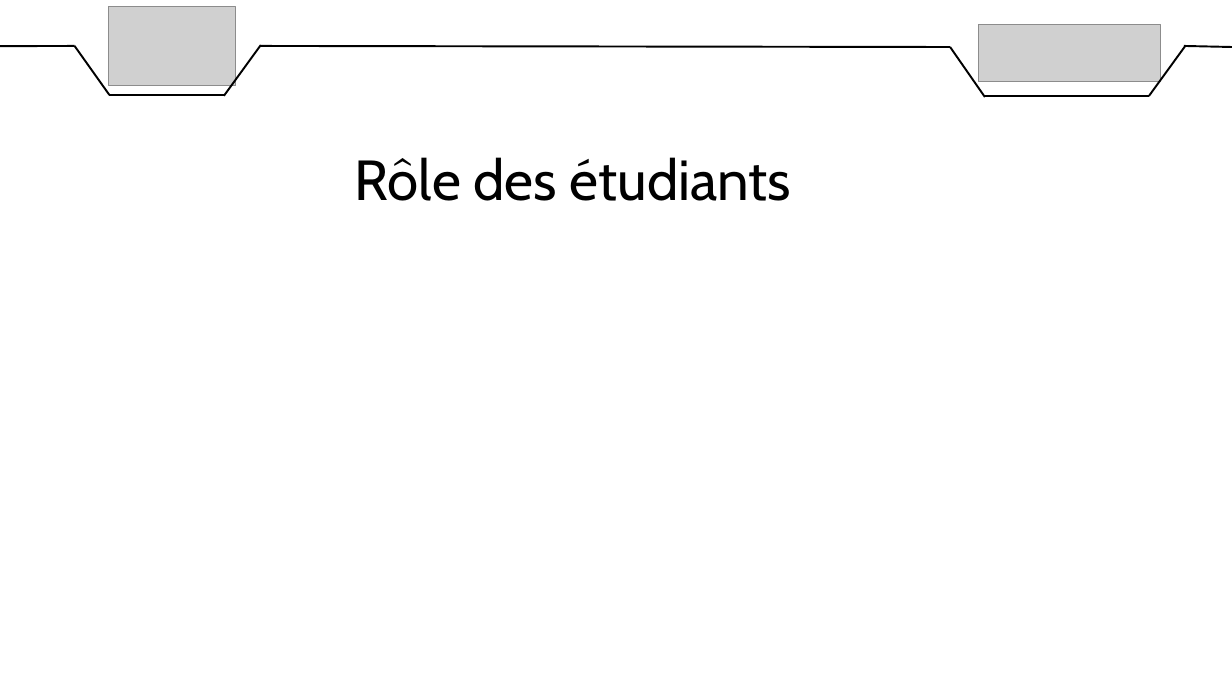
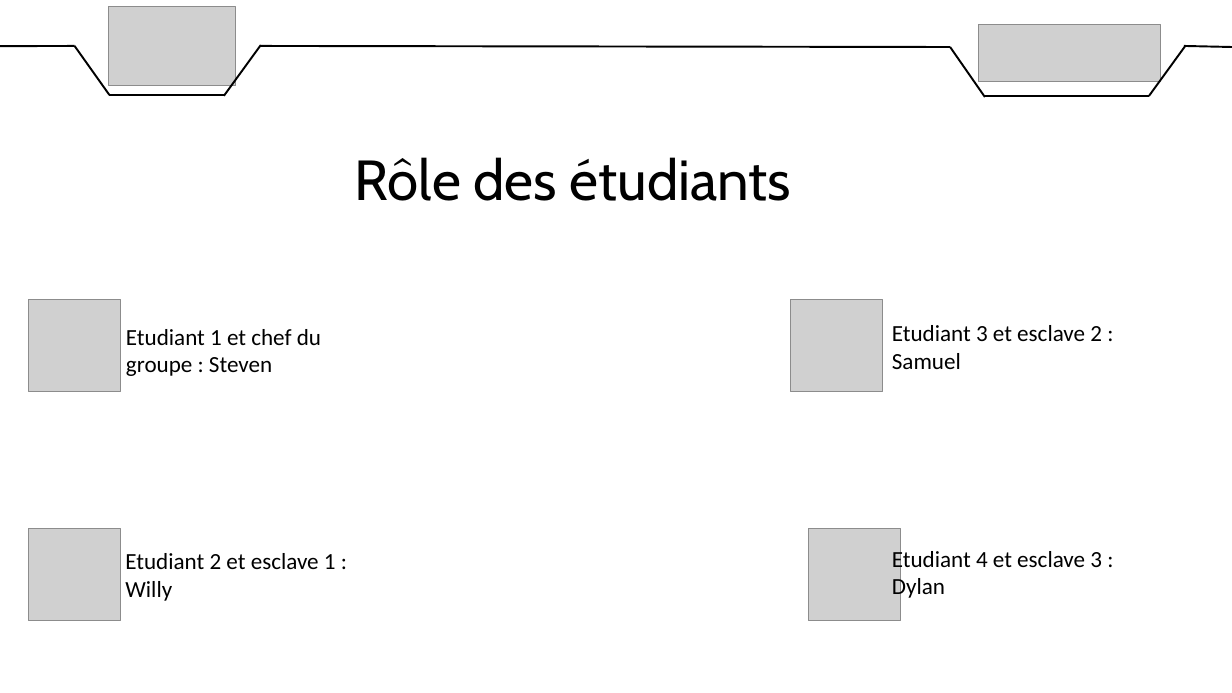
Before and after one commit to DylanChe/SupervisionSerre, a slide deck: slide 3 of oral_projet/diaporama_revue_1.pptx. Drawn at 1232x693 pixels with LibreOffice and Linux fonts; fonts in the diff are those of the drawing; grey boxes stand for pictures. Boxes give left, top, right and bottom in pixels: in the first picture for what was removed or moved away, otherwise in the second. Text is boxed around its words. In the diff, an @@ line names an element or a change of style, - is before the commit and + after.

```diff
--- a/oral_projet/diaporama_revue_1.pptx
+++ b/oral_projet/diaporama_revue_1.pptx
@@ picture added at (29,299,121,392) @@
@@ picture added at (790,299,883,392) @@
@@ text added at (126,329,321,376), 18 pt, text #000000 @@
+Etudiant 1 et chef du groupe : Steven
@@ text added at (892,325,1102,369), 18 pt, text #000000 @@
+Etudiant 3 et esclave 2 : Samuel
@@ picture added at (29,529,121,621) @@
@@ picture added at (809,529,901,621) @@
@@ text added at (125,553,336,601), 18 pt, text #000000 @@
+Etudiant 2 et esclave 1 : Willy
@@ text added at (892,547,1102,601), 18 pt, text #000000 @@
+Etudiant 4 et esclave 3 : Dylan
```
Also in this commit, not shown: 1 other file.
